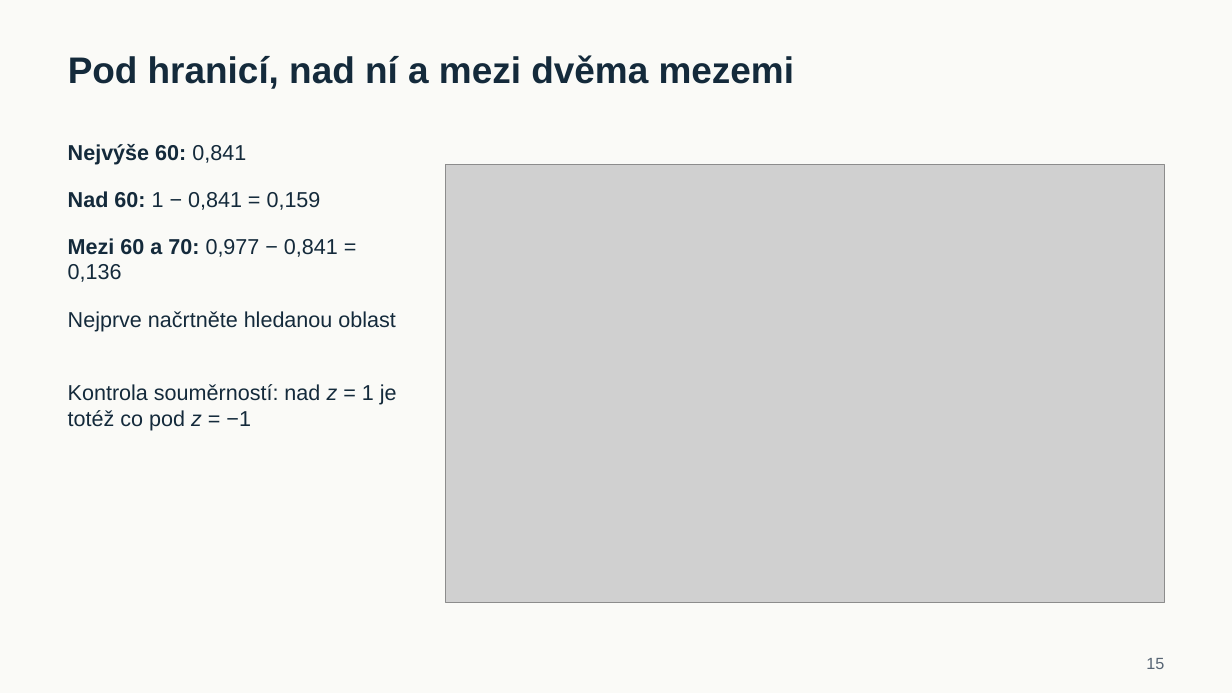
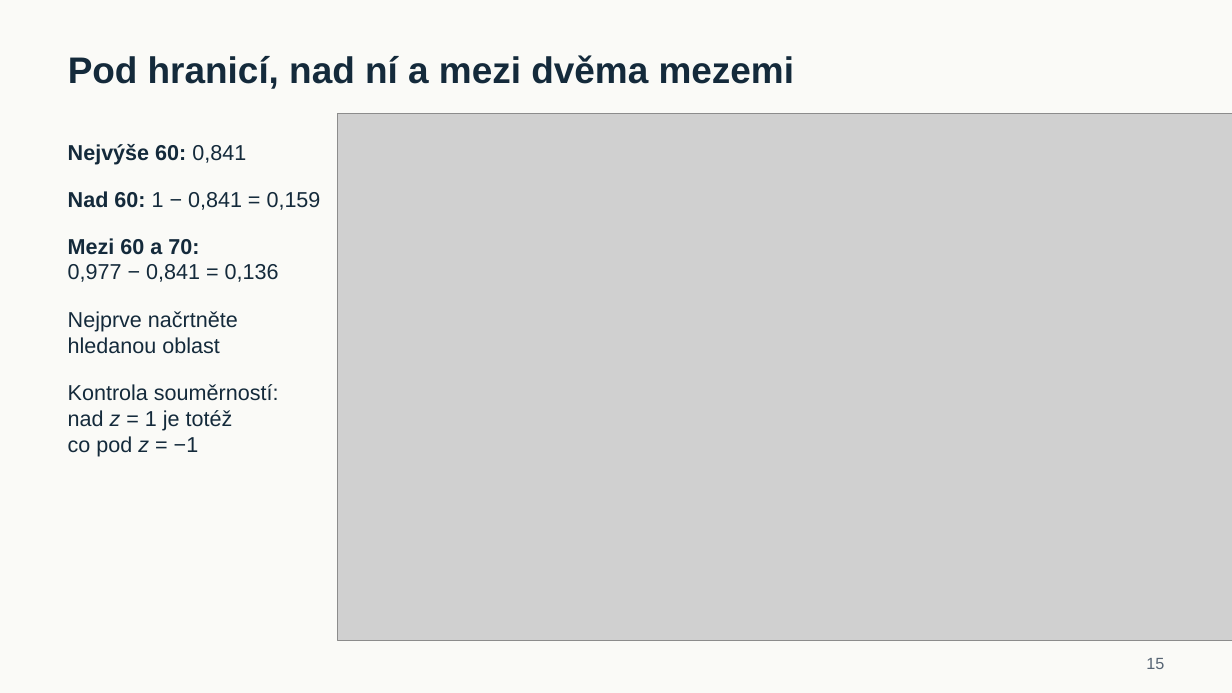
Before and after one commit to reckak/statistics-for-psychology, a slide deck: slide 15 of presentations/kapitola_04_normalni_rozdeleni.pptx. Drawn at 1232x693 pixels with LibreOffice and Linux fonts; fonts in the diff are those of the drawing; grey boxes stand for pictures. Boxes give left, top, right and bottom in pixels: in the first picture for what was removed or moved away, otherwise in the second. Text is boxed around its words. In the diff, an @@ line names an element or a change of style, - is before the commit and + after.

```diff
--- a/presentations/kapitola_04_normalni_rozdeleni.pptx
+++ b/presentations/kapitola_04_normalni_rozdeleni.pptx
@@ picture: place and size @@
-picture at [445, 164, 1164, 602]
+picture at [338, 114, 1232, 640]
@@ 3 texts: place and size @@
-3 texts at [68, 238, 397, 431]
+3 texts at [68, 238, 279, 457]
```
Also in this commit, not shown: 19 other slides changed, 6 slides added, 2 slides removed, 2 other files.
